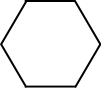
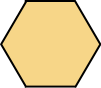
Layered file, before and after one edit (101 x 88). Changes by layer:
painted on "Fill" over bbox(2, 2, 101, 86)
